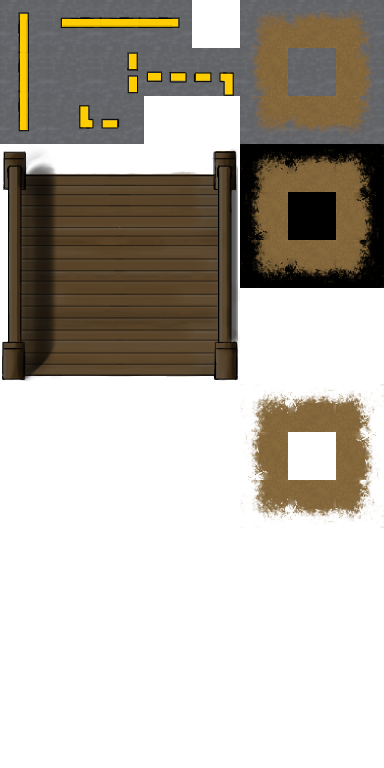
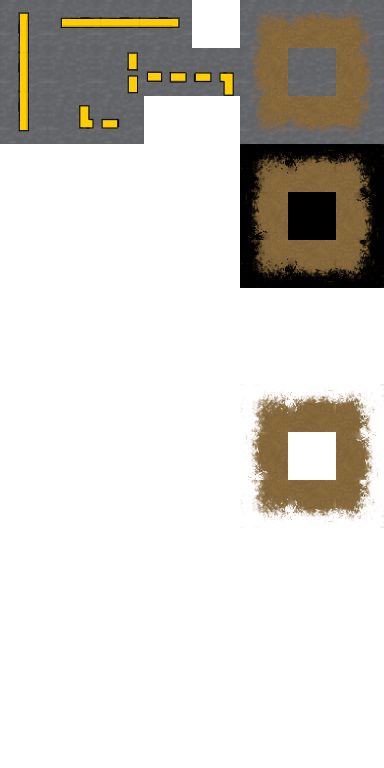
Comparing the layer stacks of the two (384, 768) images. Changes:
painted on "Proper" over [1, 148, 240, 382]
